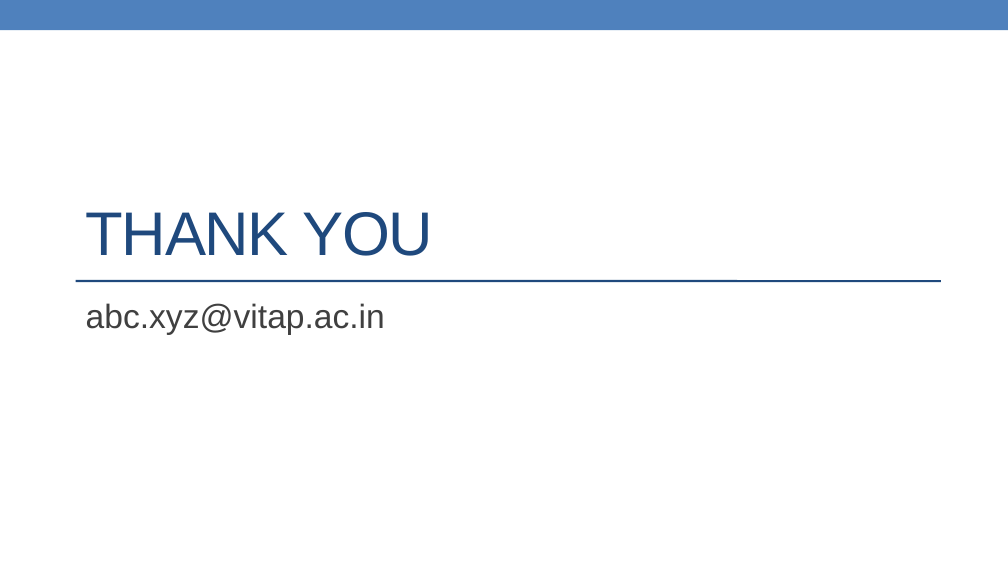
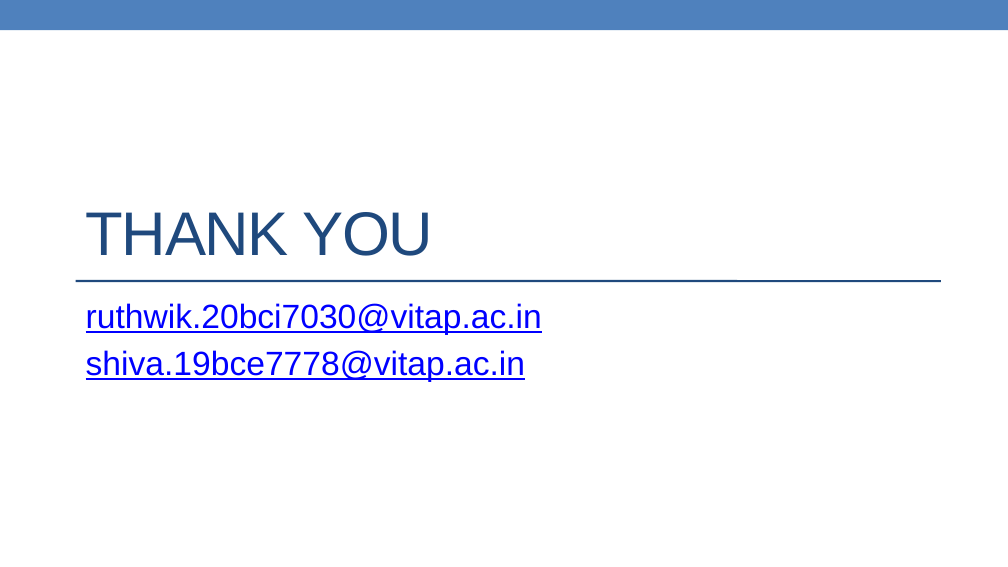
Before and after one commit to vlsruthwik/Crop_Production_Analysis, a slide deck: slide 14 of MGT3614_BA_Project_PPT_Template.pptx. Drawn at 1008x567 pixels with LibreOffice and Linux fonts; fonts in the diff are those of the drawing. Boxes give left, top, right and bottom in pixels: in the first picture for what was removed or moved away, otherwise in the second. Text is boxed around its words. In the diff, an @@ line names an element or a change of style, - is before the commit and + after.

```diff
--- a/MGT3614_BA_Project_PPT_Template.pptx
+++ b/MGT3614_BA_Project_PPT_Template.pptx
@@ subtitle at (x1=86, y1=303, x2=542, y2=382): text changed; text colour #404040 to #0000FF @@
-abc.xyz@vitap.ac.in
+ruthwik.20bci7030@vitap.ac.in
+shiva.19bce7778@vitap.ac.in
```
Also in this commit, not shown: 1 other slide changed.
